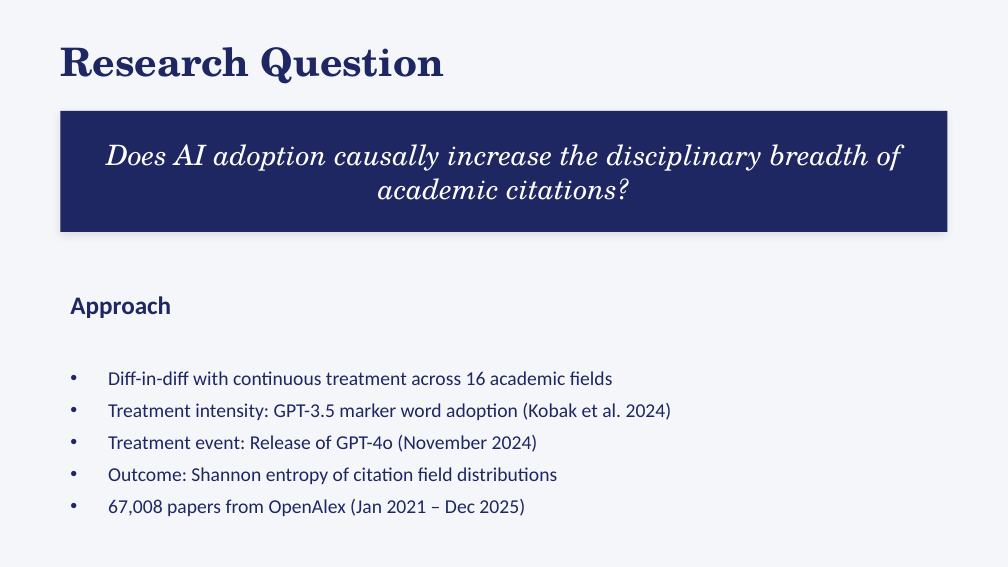
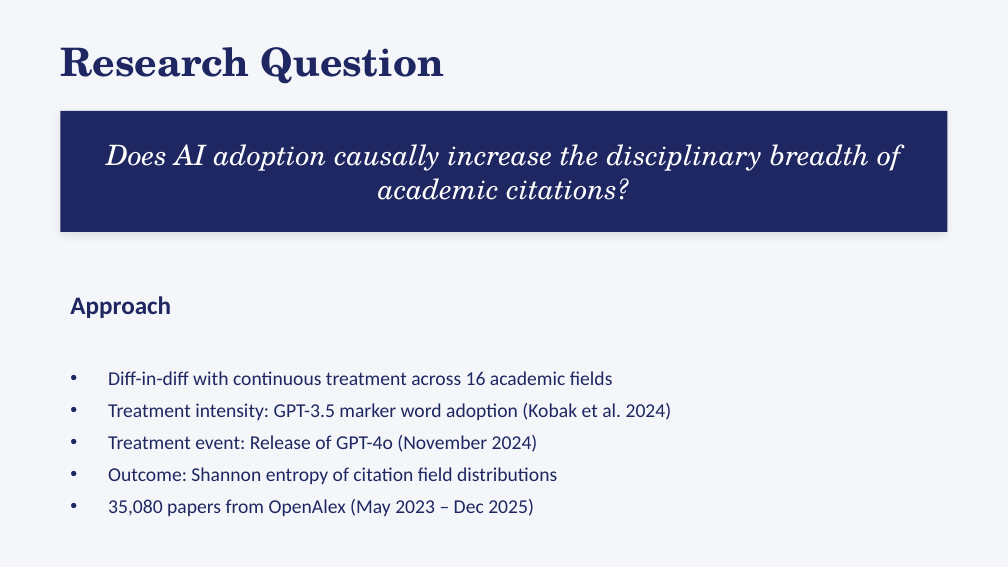
Before and after one commit to bheim/aig_final_project, a slide deck: slide 2 of presentation.pptx. Drawn at 1008x567 pixels with LibreOffice and Linux fonts; fonts in the diff are those of the drawing. Boxes give left, top, right and bottom in pixels: in the first picture for what was removed or moved away, otherwise in the second. Text is boxed around its words. In the diff, an @@ line names an element or a change of style, - is before the commit and + after.

```diff
--- a/presentation.pptx
+++ b/presentation.pptx
@@ text at (108,499,534,516): text changed @@
-• 67,008 papers from OpenAlex (Jan 2021 – Dec 2025)
+• 35,080 papers from OpenAlex (May 2023 – Dec 2025)
```
Also in this commit, not shown: 5 other slides changed, 11 slides added, 2 other files.
